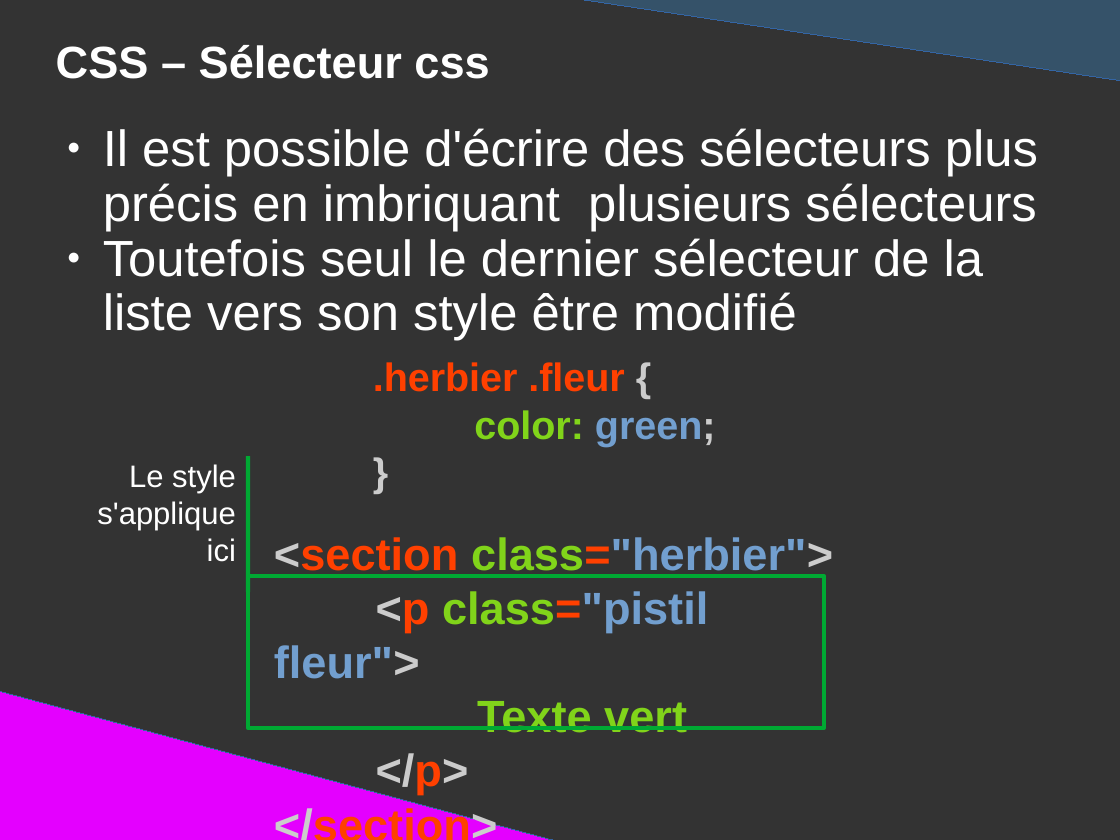
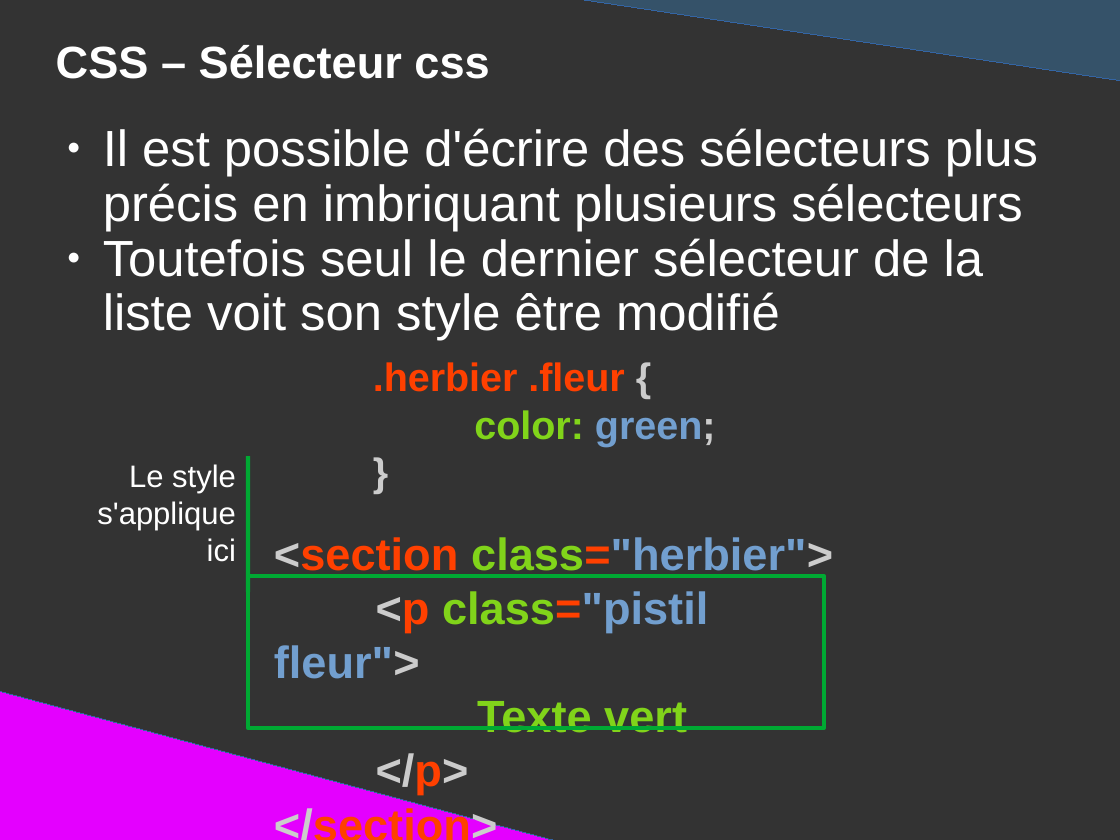
Before and after one commit to DanYellow/presentations, a slide deck: slide 90 of mmi/html/travaux-pratiques/numero-1/presentation.odp. Drawn at 1120x840 pixels with LibreOffice and Linux fonts; fonts in the diff are those of the drawing. Boxes give left, top, right and bottom in pixels: in the first picture for what was removed or moved away, otherwise in the second. Text is boxed around its words. In the diff, an @@ line names an element or a change of style, - is before the commit and + after.

```diff
--- a/mmi/html/travaux-pratiques/numero-1/presentation.odp
+++ b/mmi/html/travaux-pratiques/numero-1/presentation.odp
@@ text at (103,238,984,341): text changed @@
-● Toutefois seul le dernier sélecteur de la liste vers son style être modifié
+● Toutefois seul le dernier sélecteur de la liste voit son style être modifié
```
Also in this commit, not shown: 8 other slides changed, 3 other files.
